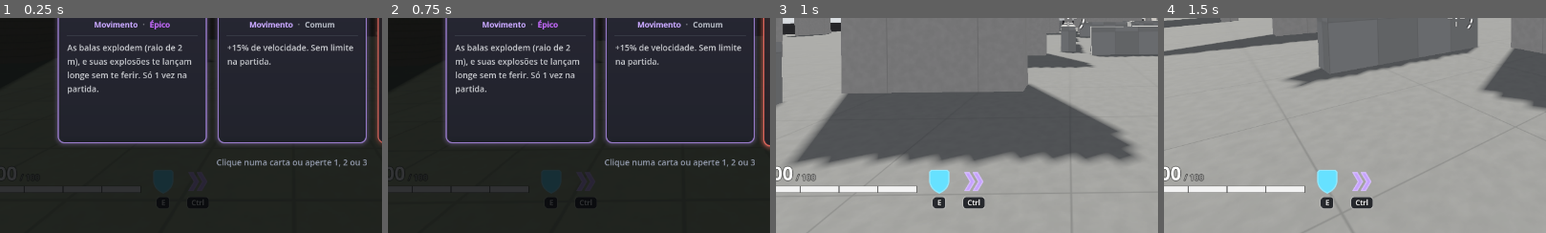
Above: before the commit, frames 1-4 (left to right).
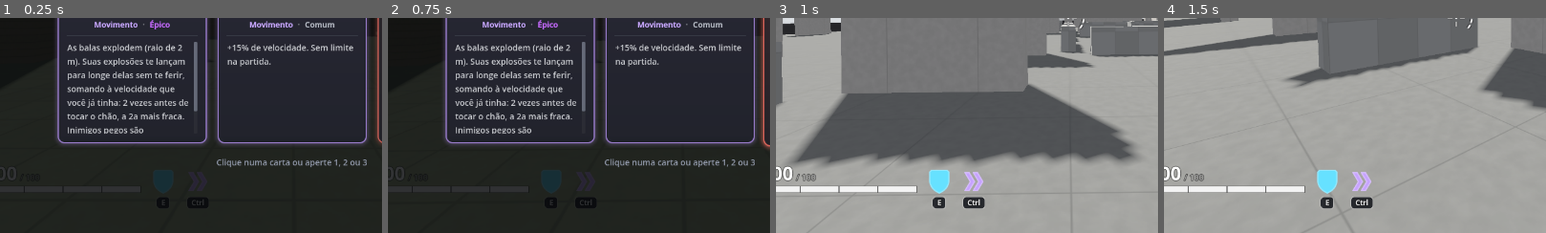
Above: after the commit, the same moments.

Repository: PedroRomeu/furor-prototipo
Game: Godot game, scene res://scenes/match.tscn
Two runs of this game, one before a commit and one after it. Both use one fixed random seed, a clock stepped at 60 frames per second and the inputs below. This scene is started directly instead of the project's main scene.
Inputs (mouse positions are % of the whole screen's width and height, from its top left):
- Up to frame 1 (0.25 s): no input
- Up to frame 2 (0.75 s): tap Enter (chat) at 0.5 s; move the mouse to (72, 45) at 0.52 s; hold D (move_right) from 0.53 s (still down); hold Ctrl (crouch) from 0.53 s (still down)
- Up to frame 3 (1 s): keep holding D (move_right); keep holding Ctrl (crouch); tap Space (jump) at 0.77 s; click (72, 45) at 0.8 s
- Up to frame 4 (1.5 s): tap Space (jump) at 1.07 s; move the mouse to (45, 50) at 1.27 s; release D (move_right) at 1.28 s; release Ctrl (crouch) at 1.28 s; hold W (move_forward) from 1.28 s (still down); click (45, 50) at 1.35 s
The pictures show only the part of the screen within x 12-62%, y 50-100%; the shares and areas given below are measured in that part.

The runs differ from the first frame. In frame 1, 3.2% of the frame differs, in the area x 17-52%, y 11-54%; in frame 2, 3.2%; in frame 3, nothing differs; in frame 4, nothing differs.

Commit message:
Meteor and Rocket Jump reworked, Last Breath fix in the practice room
- Last Breath: in the practice room, the 3 s running out without a kill no longer kills you for good (you stayed frozen, since there is no next round to respawn); you keep 1 HP and the master card is ready to test again.
- Meteor: crouching in the air (Ctrl or C) now slams instead of dashing (Shift still dashes), from 1.2 m up, no need to look down (before it needed 2.5 m, higher than a normal jump, so Ctrl just dashed). The fall height sets the strength: 20 to 40 damage within 2.5 m (from 1.2 to 8 m high), half up to 5 m; from 4 m the center is dazed 0.6 s (0.8 s from 8 m). You bounce up ~3.4 m; 3 s cooldown. Bots slam when their target is below them.
- Rocket Jump: your explosions now launch you ~4.1 m from a shot at your feet (was ~2.5 m, about a normal jump) and add to your current speed instead of cutting it in half (same 24 m/s air cap); 2 launches per airtime, the second at 60%, refilled on the ground (machine-gun flying is gone). Enemies caught in your bullet explosions are pushed away at 40% of your launch. Mines use the same launch.

Diff:
--- a/scripts/area_field.gd
+++ b/scripts/area_field.gd
@@ -332,12 +332,8 @@
 	var parent := get_parent()
 	Effects.explosion(parent, global_position, radius, Color(1.0, 0.6, 0.2))
 	Sfx.at(parent, "explosion", global_position)
-	if owner_player.is_local and owner_player.alive and owner_player.stats["rocket_jump"] > 0:
-		var d := owner_player.chest().distance_to(global_position)
-		if d < radius + 1.0:
-			var away := (owner_player.chest() - global_position).normalized()
-			var k := 1.0 - 0.5 * d / (radius + 1.0)
-			owner_player.launch(Vector3(away.x * 13.0, maxf(away.y * 15.0, 8.0), away.z * 13.0) * k)
+	if owner_player.stats["rocket_jump"] > 0:
+		owner_player.rocket_jump(global_position, radius)
 	for p: Player in _local_enemies(owner_player):
 		var d := p.chest().distance_to(global_position)
 		if d < radius:
--- a/scripts/autoload/card_db.gd
+++ b/scripts/autoload/card_db.gd
@@ -544,10 +544,10 @@
 		"desc": "+40% de velocidade andando na direção do inimigo.",
 		"mods": [{"stat": "chase", "add": 0.4}]},
 	"pulo_foguete": {"name": "Pulo-Foguete", "cat": "Movimento", "rarity": "epico", "max": 1,
-		"desc": "As balas explodem (raio de 2 m), e suas explosões te lançam longe sem te ferir.",
+		"desc": "As balas explodem (raio de 2 m). Suas explosões te lançam para longe delas sem te ferir, somando à velocidade que você já tinha: 2 vezes antes de tocar o chão, a 2a mais fraca. Inimigos pegos são empurrados.",
 		"mods": [{"stat": "rocket_jump", "add": 1}, {"stat": "explosion", "add": 2.0}]},
 	"meteoro": {"name": "Meteoro", "cat": "Movimento", "rarity": "epico",
-		"desc": "No alto, olhe para baixo e aperte Ctrl para despencar: ao bater no chão, 20 de dano e empurrão a até 5 m.",
+		"desc": "Agachar no ar (Ctrl) despenca em vez de dar dash; o Shift segue no dash. Quanto mais alto, mais forte: 20 a 40 de dano a até 2,5 m e metade até 5 m; de 4 m para cima, tontura. Você quica para cima. Recarga de 3 s.",
 		"mods": [{"stat": "ground_slam", "add": 1}]},
 	"folego": {"name": "Fôlego", "cat": "Movimento", "rarity": "comum",
 		"desc": "O dash volta 40% mais rápido.",
--- a/scripts/bot_brain.gd
+++ b/scripts/bot_brain.gd
@@ -262,6 +262,11 @@
 		# Correndo pelo caminho, às vezes desliza.
 		if p.is_on_floor() and Vector2(p.velocity.x, p.velocity.z).length() > 7.0 and randf() < 0.01:
 			crouch_time = 0.5
+	# Meteoro: no ar, com o alvo embaixo e perto, despenca.
+	if p.stats["ground_slam"] > 0 and not p.is_on_floor() and p.slam_cd <= 0.0 and not p.crouching:
+		var below := p.global_position - foe.global_position
+		if below.y > Player.SLAM_MIN_HEIGHT and Vector2(below.x, below.z).length() < Player.SLAM_RANGE * 0.7:
+			crouch_time = 0.2
 	crouch_time -= delta
 	p.in_crouch = crouch_time > 0.0
 
--- a/scripts/bullet.gd
+++ b/scripts/bullet.gd
@@ -779,12 +779,9 @@
 	Effects.explosion(get_parent(), point, r, Color(1.0, 0.6, 0.2))
 	Sfx.at(get_parent(), "explosion", point)
 	_refresh_cache()
-	if is_instance_valid(shooter) and shooter.is_local and shooter.alive and shooter.stats["rocket_jump"] > 0:
-		var d := shooter.chest().distance_to(point)
-		if d < r + 1.0:
-			var away := (shooter.chest() - point).normalized()
-			var k := 1.0 - 0.5 * d / (r + 1.0)
-			shooter.launch(Vector3(away.x * 13.0, maxf(away.y * 15.0, 8.0), away.z * 13.0) * k)
+	var rj: bool = is_instance_valid(shooter) and shooter.stats["rocket_jump"] > 0
+	if rj:
+		shooter.rocket_jump(point, r)
 	for node in _players:
 		if not is_instance_valid(node):
 			continue
@@ -795,7 +792,10 @@
 		var d := p.chest().distance_to(point)
 		if d < r:
 			var away := (p.chest() - point).normalized()
-			p.knockback(away * 6.0 + Vector3.UP * 2.0)
+			if rj:   # Pulo-Foguete: empurra mais, uma parte do que o dono leva
+				p.knockback(Player.rocket_jump_enemy_push(p.chest(), point, r))
+			else:
+				p.knockback(away * 6.0 + Vector3.UP * 2.0)
 			p.take_area_damage(power * (1.0 - 0.5 * d / r), shooter)
 
 
--- a/scripts/match.gd
+++ b/scripts/match.gd
@@ -386,6 +386,7 @@
 	p.hooked_someone.connect(func(): _log("%s fisgou alguém" % p.player_name))
 	p.rocket_exploded.connect(func(): _log("foguete de %s explodiu" % p.player_name))
 	p.meteor_marked.connect(func(): _log("%s marcou um meteoro" % p.player_name))
+	p.slammed.connect(func(h, dmg): _log("%s caiu de Meteoro de %.1f m (%.0f de dano)" % [p.player_name, h, dmg]))
 	p.platform_made.connect(func(): _log("%s fez uma plataforma" % p.player_name))
 	p.perfect_reloaded.connect(func(ok): _log("%s %s a recarga perfeita" % [p.player_name, "acertou" if ok else "errou"]))
 	p.beamed.connect(func(): _log("%s levou o raio" % p.player_name))
--- a/scripts/player.gd
+++ b/scripts/player.gd
@@ -25,6 +25,7 @@
 signal slapped(splat: bool)   # levou o Mega Tapa / bateu na parede (registro do autoteste)
 signal beamed      # levou um toque do Canhão Arcano (registro do autoteste)
 signal platform_made   # criou (ou recebeu pela rede) uma plataforma suspensa (registro do autoteste)
+signal slammed(height: float, damage: float)   # Meteoro bateu no chão (registro do autoteste)
 signal meteor_marked   # marca de meteoro no chão (registro do autoteste)
 signal rocket_exploded # um Foguete explodiu (registro do autoteste)
 
@@ -301,7 +302,6 @@
 const BOOT_MAX_UP := 4.5
 const AIR_DAMAGE_RATE := 0.1
 const AIR_DAMAGE_MAX := 0.4
-const SLAM_LOOK := -0.6      # Meteoro: olhando mais para baixo que isto (uns 35 graus)
 # Corpo
 const RADIUS := 0.4
 const STAND_HEIGHT := 1.8
@@ -378,10 +378,35 @@
 const SPEED_ORB_TIME := 4.0
 const LAUNCH_ORB_SPEED := 19.0
 const AMBUSH_COLOR := Color(0.72, 0.4, 1.0)
+## Meteoro (refeito em 2026-10-09, pedido do usuário: com o Ctrl também no dash, só saía
+## dash; números meus, aprovados; tontura de 0,8 s no alto foi pedido dele). Agachar no ar
+## despenca (no ar não dá dash: o Shift continua dando). A altura no aperto decide a força:
+## dano no centro de SLAM_DAMAGE a SLAM_DAMAGE_MAX entre SLAM_MIN_HEIGHT e SLAM_HIGH, metade
+## na borda; tontura no centro a partir de SLAM_DAZE_HEIGHT. Quica para cima e espera
+## SLAM_COOLDOWN para o próximo.
+## Pulo-Foguete (refeito em 2026-10-09, pedido do usuário: carta para quem sabe se mover,
+## inspirada na mochila da Raze do Valorant, sem ficar absurda; números meus, aprovados).
+## Tiro no pé sobe ~4 m (era ~2,5, quase o pulo), soma o embalo em vez de cortar metade,
+## 2 lançamentos por vez no ar (o 2o a 60%), inimigos levam RJ_ENEMY do empurrão.
+const RJ_UP := 19.0
+const RJ_SIDE := 15.0
+const RJ_MIN_UP := 8.0
+const RJ_CHARGES := 2
+const RJ_SECOND := 0.6
+const RJ_ENEMY := 0.4
 const SLAM_SPEED := 32.0
-const SLAM_MIN_HEIGHT := 2.5
-const SLAM_RANGE := 5.0
+const SLAM_MIN_HEIGHT := 1.2
+const SLAM_HIGH := 8.0
+const SLAM_INNER := 2.5            # centro: dano cheio e tontura
+const SLAM_RANGE := 5.0            # borda: metade do dano
 const SLAM_DAMAGE := 20.0
+const SLAM_DAMAGE_MAX := 40.0
+const SLAM_DAMAGE_STEP := 10.0     # por cópia a mais, no centro
+const SLAM_DAZE_HEIGHT := 4.0
+const SLAM_DAZE := 0.6
+const SLAM_DAZE_TOP := 0.8         # caindo de SLAM_HIGH ou mais
+const SLAM_BOUNCE := 14.0          # ~3,3 m, como o Pisão
+const SLAM_COOLDOWN := 3.0
 ## Pisão (2026-10-06, ideia do usuário; números meus): cair na cabeça de um inimigo, pulando
 ## ou no dash pelo ar, fere e quica para cima, devolvendo o dash e os pulos no ar (escolha
 ## dele) para emendar outro pisão. No dash a área é mais generosa: de lado é difícil
@@ -481,7 +506,7 @@
 const ASSIST_TIME := 10.0   # placar: dano nos últimos 10 s antes da morte conta assistência
 const REMOTE_METHODS := ["receive_shockwave", "credit_damage", "teleport_to", "swap_to", "receive_stomp",
 	"receive_slash", "ice_shove", "receive_slap", "receive_beam", "receive_hook", "hook_blocked",
-	"hook_throw", "hook_release", "receive_bowl"]
+	"hook_throw", "hook_release", "receive_bowl", "receive_slam"]
 ## Gancho (mestra). Quem lança move a ponta (HOOK_SPEED, até HOOK_RANGE) e acha o alvo; a
 ## máquina do alvo decide (escudo bloqueia), puxa o próprio corpo (HOOK_PULL) até a frente
 ## de quem segura e fica lá por HOOK_HOLD. Arremesso a HOOK_THROW: parede dá HOOK_IMPACT e
@@ -810,6 +835,10 @@
 var ambush_cd := 0.0      # falta quanto para poder ganhar outra Emboscada (só a máquina dona)
 var ambush_mat: ShaderMaterial
 var slamming := false     # despencando com o Meteoro
+var slam_height := 0.0    # altura do chão quando o Meteoro começou
+var slam_cd := 0.0
+var rj_charges := RJ_CHARGES   # Pulo-Foguete: lançamentos que ainda valem até tocar o chão
+var slam_pressed := false # Meteoro: agachar apertado no ar neste passo (não vira dash)
 var shot_mult := 1.0      # dano extra do disparo atual (Última Bala)
 
 var in_move := Vector2.ZERO
@@ -1302,6 +1331,8 @@
 	ambush_cd = 0.0
 	_restore_overlay()
 	slamming = false
+	slam_cd = 0.0
+	rj_charges = RJ_CHARGES
 	alive = true
 	shape.disabled = false
 	tag.visible = not is_human
@@ -1910,6 +1941,7 @@
 		if last_stand_timer <= 0.0 and alive:
 			_lethal()   # ninguém abatido a tempo
 	haste_timer = maxf(0.0, haste_timer - delta)
+	slam_cd = maxf(0.0, slam_cd - delta)
 	protect_timer = maxf(0.0, protect_timer - delta)
 	ambush_cd = maxf(0.0, ambush_cd - delta)
 	swap_lock = maxf(0.0, swap_lock - delta)
@@ -2018,13 +2050,18 @@
 
 
 func _update_crouch() -> void:
+	slam_pressed = false
 	var hspeed := Vector2(velocity.x, velocity.z).length()
 	if in_crouch and not crouching:
 		crouching = true
 		_set_height(CROUCH_HEIGHT)
-		if stats["ground_slam"] > 0 and not is_on_floor() and head.rotation.x < SLAM_LOOK 				and _height_above_ground() > SLAM_MIN_HEIGHT:
-			slamming = true
-			velocity = Vector3(velocity.x * 0.3, -SLAM_SPEED, velocity.z * 0.3)
+		if stats["ground_slam"] > 0 and not is_on_floor():
+			slam_pressed = true
+			var h := _height_above_ground()
+			if slam_cd <= 0.0 and h > SLAM_MIN_HEIGHT:
+				slamming = true
+				slam_height = h
+				velocity = Vector3(velocity.x * 0.3, -SLAM_SPEED, velocity.z * 0.3)
 		if is_on_floor() and hspeed > SLIDE_MIN_SPEED and slide_cd <= 0.0:
 			_start_slide(true)
 	elif not in_crouch and crouching and _can_stand():
@@ -2056,17 +2093,40 @@
 	return 50.0 if hit.is_empty() else from.y - hit["position"].y
 
 
-## Meteoro: o impacto fere e empurra quem estiver perto.
+## Meteoro: o impacto fere e empurra quem estiver perto, mais forte quanto mais alto
+## começou; quem caiu quica para cima.
 func _slam_impact() -> void:
 	slamming = false
-	eye_dip = 0.35
-	shake = maxf(shake, 0.6)
-	Effects.burst(get_parent(), global_position + Vector3.UP * 0.3, SLAM_RANGE, Color(1.0, 0.55, 0.2))
+	slam_cd = SLAM_COOLDOWN
+	var t := clampf((slam_height - SLAM_MIN_HEIGHT) / (SLAM_HIGH - SLAM_MIN_HEIGHT), 0.0, 1.0)
+	var dmg := lerpf(SLAM_DAMAGE, SLAM_DAMAGE_MAX, t) + SLAM_DAMAGE_STEP * (int(stats["ground_slam"]) - 1)
+	var daze := 0.0
+	if slam_height >= SLAM_HIGH:
+		daze = SLAM_DAZE_TOP
+	elif slam_height >= SLAM_DAZE_HEIGHT:
+		daze = SLAM_DAZE
+	eye_dip = 0.25 + 0.15 * t
+	shake = maxf(shake, 0.4 + 0.4 * t)
+	Effects.burst(get_parent(), global_position + Vector3.UP * 0.3, SLAM_RANGE * (0.8 + 0.3 * t),
+		Color(1.0, 0.55, 0.2))
 	Sfx.at(self, "explosion", global_position)
 	for enemy in enemies():
-		if global_position.distance_to(enemy.global_position) < SLAM_RANGE:
-			enemy.remote_call("receive_shockwave",
-				[global_position, SLAM_DAMAGE * stats["ground_slam"], String(name)])
+		var d := global_position.distance_to(enemy.global_position)
+		if d < SLAM_INNER:
+			enemy.remote_call("receive_slam", [global_position, dmg, String(name), daze])
+		elif d < SLAM_RANGE:
+			enemy.remote_call("receive_slam", [global_position, dmg * 0.5, String(name), 0.0])
+	velocity.y = SLAM_BOUNCE
+	jump_rising = false
+	slammed.emit(slam_height, dmg)
+
+
+## Levou o Meteoro: o empurrão da Onda de Choque, o dano e, no centro de uma queda alta,
+## tontura.
+func receive_slam(from_pos: Vector3, dmg: float, from_name: String, daze: float) -> void:
+	receive_shockwave(from_pos, dmg, from_name)
+	if daze > 0.0 and alive:
+		_daze(daze)
 
 
 func _on_landed(fall_speed: float) -> void:
@@ -2088,6 +2148,8 @@
 		air_time = 0.0
 		jumps_left = stats["extra_jumps"]
 		wall_jumps_left = stats["wall_jumps"]
+		if velocity.y <= 0.0:
+			rj_charges = RJ_CHARGES   # ainda subindo do lançamento, o chão do quadro anterior não conta
 		if not on_sky_floor and plat_chain > 0.0:
 			_plat_end()   # o chão de verdade fecha a sequência (pousar numa plataforma não)
 		if dash_timer <= 0.0:
@@ -2148,7 +2210,7 @@
 			var cd := dash_cd
 			_start_dash(wish if wish != Vector3.ZERO else dash_dir, h, target, not on_floor)
 			dash_cd = cd
-	elif in_dash and not slamming and dash_cd <= 0.0 and dash_timer <= 0.0:
+	elif in_dash and not slamming and not slam_pressed and dash_cd <= 0.0 and dash_timer <= 0.0:
 		if on_floor and wish != Vector3.ZERO:
 			_start_dash(wish, h, target, false)
 			dash_echo_left = stats["dash_echo"]
@@ -2482,6 +2544,47 @@
 	jump_rising = false
 	coyote = 0.0
 	sliding = false
+
+
+## Pulo-Foguete: a própria explosão em point (raio r) lança para longe dela. Soma ao
+## embalo (o teto MAX_HSPEED segue valendo) e, para cima, fica com o maior entre o que já
+## tinha e o lançamento. RJ_CHARGES por vez no ar, a 2a mais fraca; voltam no chão.
+func rocket_jump(point: Vector3, r: float) -> void:
+	if not is_local or not alive or rj_charges <= 0:
+		return
+	var v := rocket_jump_push(chest(), point, r)
+	if v == Vector3.ZERO:
+		return
+	if rj_charges < RJ_CHARGES:
+		v *= RJ_SECOND
+	rj_charges -= 1
+	velocity = Vector3(velocity.x + v.x, maxf(velocity.y, v.y), velocity.z + v.z)
+	jump_rising = false
+	coyote = 0.0
+	sliding = false
+
+
+## Empurrão do Pulo-Foguete em quem está em at (zero fora do alcance): mais forte perto.
+static func rocket_jump_push(at: Vector3, point: Vector3, r: float) -> Vector3:
+	var d := at.distance_to(point)
+	if d >= r + 1.0:
+		return Vector3.ZERO
+	var away := (at - point).normalized()
+	var k := 1.0 - 0.5 * d / (r + 1.0)
+	return Vector3(away.x * RJ_SIDE, maxf(away.y * RJ_UP, RJ_MIN_UP), away.z * RJ_SIDE) * k
+
+
+## Inimigo pego na explosão de quem tem Pulo-Foguete: RJ_ENEMY da força, sempre para longe
+## pelo chão e um pouco para cima (pela direção 3D, quem está ao lado do ponto quase só subia).
+static func rocket_jump_enemy_push(at: Vector3, point: Vector3, r: float) -> Vector3:
+	var d := at.distance_to(point)
+	if d >= r + 1.0:
+		return Vector3.ZERO
+	var flat := at - point
+	flat.y = 0.0
+	flat = flat.normalized() if flat.length() > 0.05 else Vector3.ZERO
+	var k := 1.0 - 0.5 * d / (r + 1.0)
+	return (flat * RJ_SIDE + Vector3.UP * RJ_UP) * k * RJ_ENEMY
 
 
 func knockback(v: Vector3) -> void:
@@ -3440,10 +3543,10 @@
 
 
 ## Tonto (parede no Mega Tapa, boliche do Gancho): lento e sem atirar por DAZE_TIME.
-func _daze() -> void:
-	daze_timer = DAZE_TIME
-	daze_fx = DAZE_FX_TIME
-	apply_slow(DAZE_SLOW, DAZE_TIME)
+func _daze(time := DAZE_TIME) -> void:
+	daze_timer = maxf(daze_timer, time)
+	daze_fx = maxf(daze_fx, DAZE_FX_TIME + time - DAZE_TIME)
+	apply_slow(DAZE_SLOW, time)
 
 
 @rpc("authority", "call_remote", "reliable")
@@ -4696,6 +4799,12 @@
 ## Vida zerada: a Fênix segura, senão morre.
 func _lethal() -> void:
 	last_stand_timer = 0.0
+	if immortal:
+		# Sala de teste: o Último Suspiro que acaba sem abate não mata (não há próxima rodada
+		# para renascer) e fica pronto para testar de novo.
+		health = maxf(health, 1.0)
+		last_stand_used = false
+		return
 	if revives_left > 0:
 		revives_left -= 1
 		health = stats["max_health"] * 0.5
